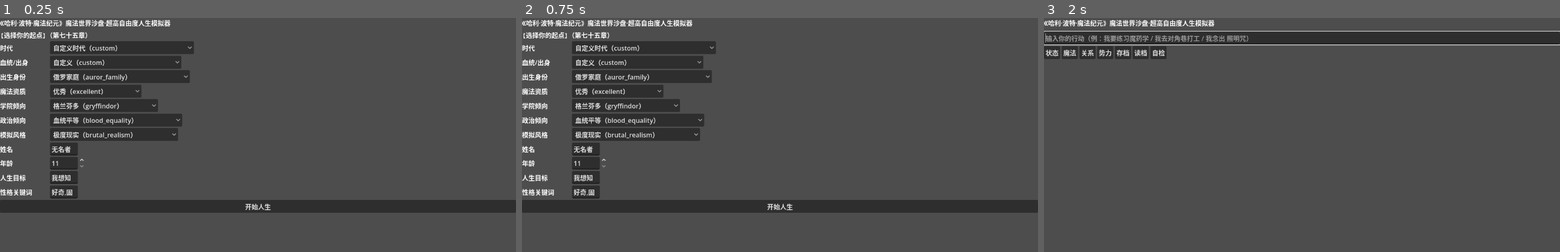
Above: before the commit, frames 1-3 (left to right).
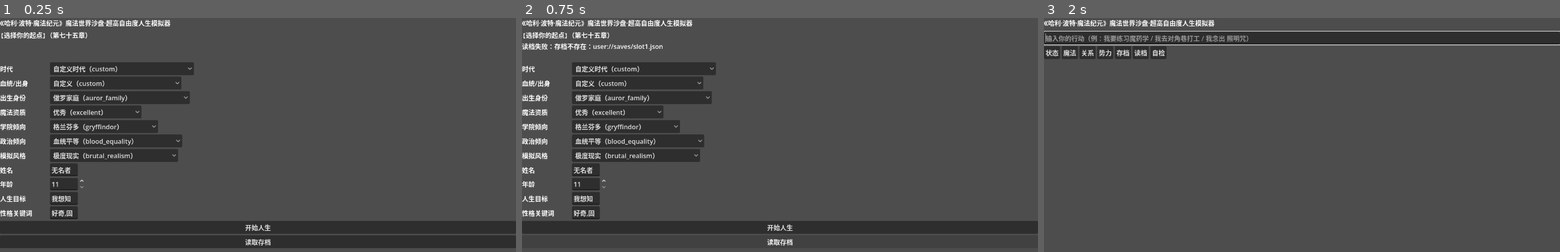
Above: after the commit, the same moments.

Repository: yanghuiwei/hali
Game: Godot game, scene res://src/ui/main.tscn
Two runs of this game, one before a commit and one after it. Both use one fixed random seed, a clock stepped at 60 frames per second and the inputs below.
Inputs (mouse positions are in pixels of both pictures, inside the frame that each line leads up to):
- Up to frame 1 (0.25 s): no input
- Up to frame 2 (0.75 s): click (780, 242) at 0.5 s, where only the run after the commit has a clickable "读取存档"
- Up to frame 3 (2 s): click "开始人生" at 1.25 s

The runs differ from the first frame. In frame 1, 26% of the frame differs, in the area x 0-100%, y 9-99%; in frame 2, 21%; in frame 3, nothing differs.

Commit message:
fix(ui): 创建/读档错误写入可见标签 + 创建界面直接读档（Task 11 审查 Important 1/2）

Diff:
--- a/src/ui/main.gd
+++ b/src/ui/main.gd
@@ -19,6 +19,7 @@
 var goal_edit: LineEdit = null
 var age_spin: SpinBox = null
 var personality_edit: LineEdit = null
+var creation_error: Label = null
 
 func _ready() -> void:
 	registry = Registry.load_default()
@@ -90,6 +91,11 @@
 	title.text = "【选择你的起点】（第七十五章）"
 	creation_box.add_child(title)
 
+	creation_error = Label.new()
+	creation_error.autowrap_mode = TextServer.AUTOWRAP_WORD_SMART
+	creation_error.custom_minimum_size = Vector2(0, 48)
+	creation_box.add_child(creation_error)
+
 	_add_dropdown(creation_box, "era_id", "时代", "eras")
 	_add_dropdown(creation_box, "bloodline_id", "血统/出身", "bloodlines")
 	_add_dropdown(creation_box, "birth_identity_id", "出生身份", "birth_identities")
@@ -144,6 +150,12 @@
 	start.text = "开始人生"
 	start.pressed.connect(_on_start_pressed)
 	creation_box.add_child(start)
+
+	# 重启后允许直接读档，不必先创建角色（否则「先创建再点读档」会覆盖刚创建的世界）
+	var load_btn := Button.new()
+	load_btn.text = "读取存档"
+	load_btn.pressed.connect(_on_load)
+	creation_box.add_child(load_btn)
 
 func _selected(key: String) -> String:
 	var option: OptionButton = dropdowns[key]
@@ -171,7 +183,7 @@
 	rng = RngService.new(SEED_SALT + Time.get_ticks_msec() % 100000)
 	var result := CharacterCreation.create(choices, registry, rng)
 	if result.errors.size() > 0:
-		log_view.text = "创建失败：\n%s" % "\n".join(result.errors)
+		_show_creation_error("创建失败：\n%s" % "\n".join(result.errors))
 		return
 	world = WorldState.create(choices["era_id"], result.player, rng.seed_value, registry)
 	engine = TurnEngine.new(world, ScriptedGameMaster.new(rng), rng)
@@ -195,6 +207,14 @@
 
 func _append(text: String) -> void:
 	log_view.append_text(text + "\n")
+
+# 创建/读档失败时，creation_box 可能仍在前台：错误必须写进可见的 creation_error，而不是隐藏的 log_view。
+func _show_creation_error(message: String) -> void:
+	if creation_error != null:
+		creation_error.text = message
+	push_warning(message)
+	if log_view != null:
+		log_view.append_text(message + "\n")
 
 func _on_command_submitted(text: String) -> void:
 	if world == null:
@@ -246,13 +266,20 @@
 func _on_load() -> void:
 	var result := SaveStore.load_slot(SAVE_SLOT, registry)
 	if not bool(result["ok"]):
-		_append("读档失败：%s" % str(result["error"]))
+		var msg := "读档失败：%s" % str(result["error"])
+		if creation_box != null and creation_box.visible:
+			_show_creation_error(msg)
+		else:
+			_append(msg)
 		return
 	world = result["world"]
 	rng = RngService.new(world.game_seed)
 	engine = TurnEngine.new(world, ScriptedGameMaster.new(rng), rng)
 	creation_box.visible = false
 	play_box.visible = true
+	status_label.text = PanelFormatter.status_line(world) + " ｜ 回合 %d" % world.clock.turn
+	if creation_error != null:
+		creation_error.text = ""
 	_append("读档成功：%s" % str(result["path"]))
 	_append(PanelFormatter.player_panel(world))
 
Not shown, changed: docs/superpowers/plans/2026-09-18-hp-magic-era-01-core-foundation.md
